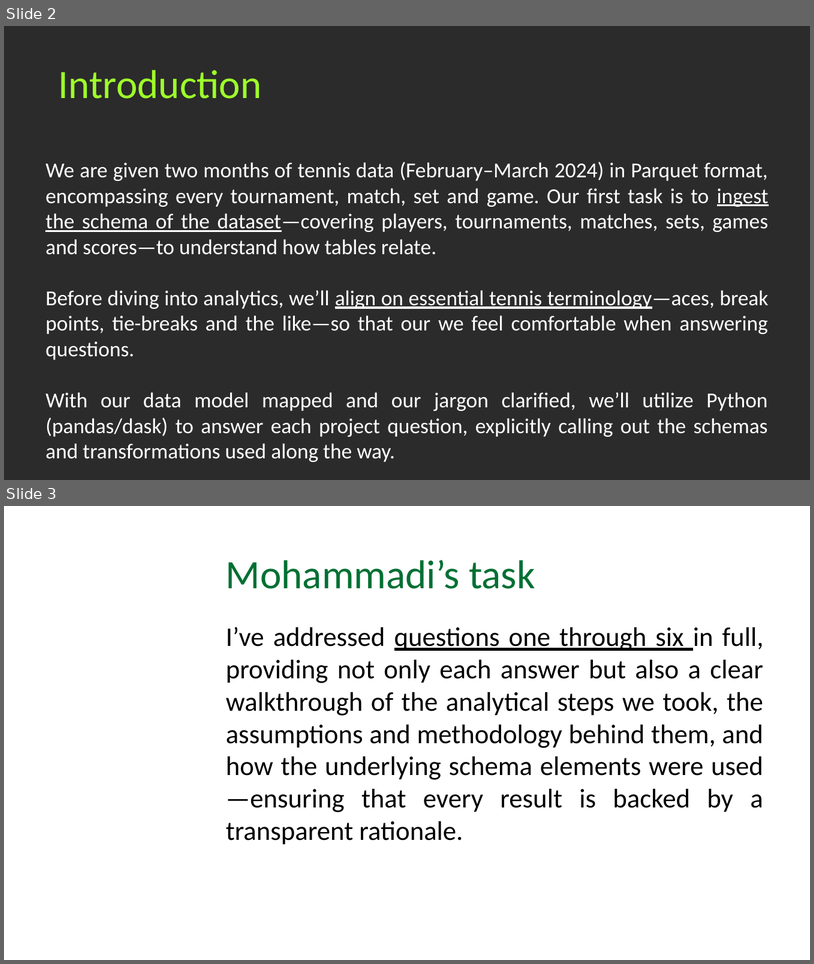
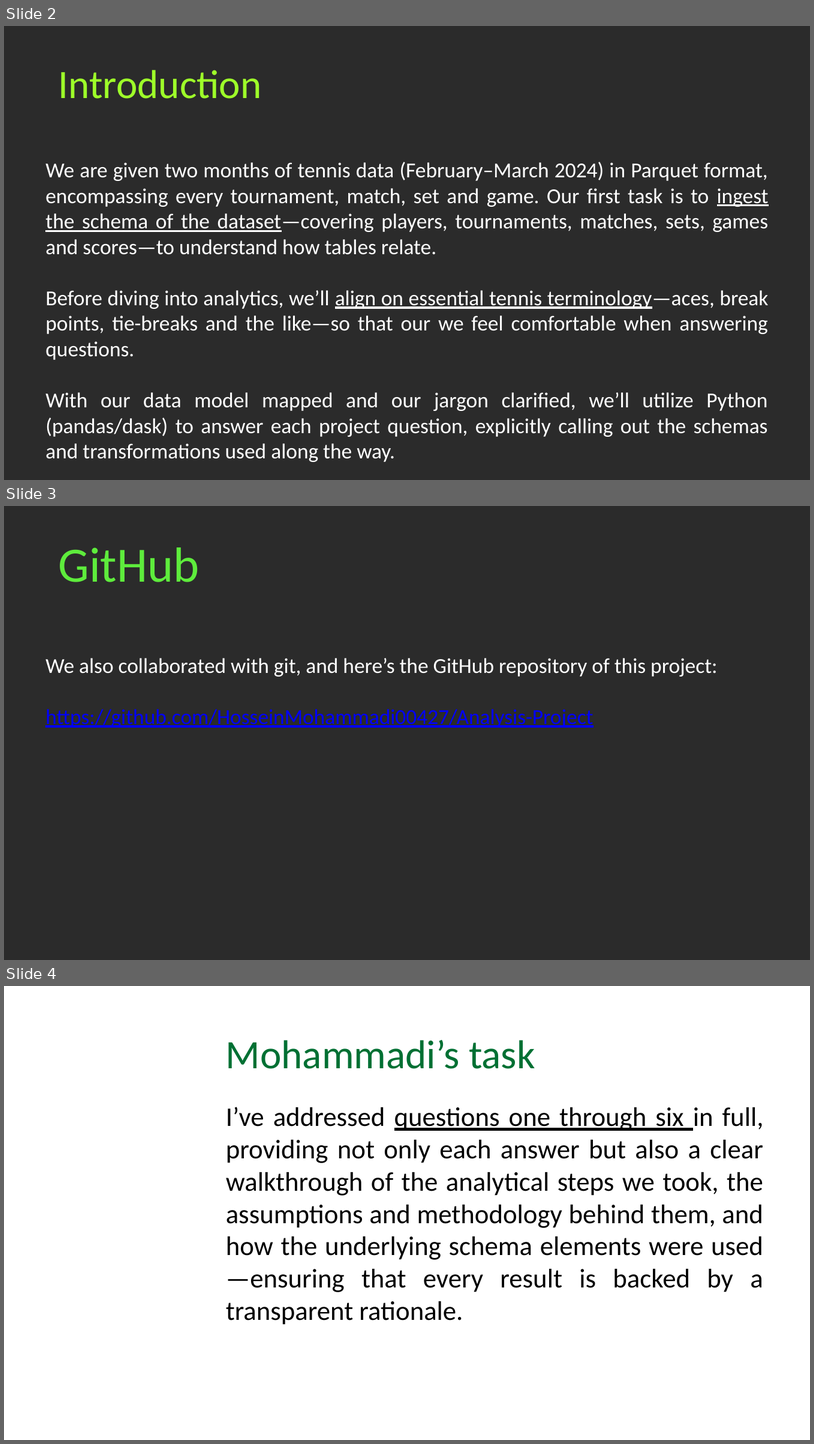
Before and after one commit to HosseinMohammadi00427/Analysis-Project, a slide deck: Mohammadi.pptx. Shown one above the other, each under a label of ours: slides 2 and 3 before the commit, slides 2, 3 and 4 after it. The pictures are 814x964 and 814x1444 pixels, drawn with LibreOffice and Linux fonts; fonts in the diff are those of the drawing; background and template pictures are left out; a plain dark background stands for a picture behind light text. Boxes give left, top, right and bottom in pixels: in the first picture for what was removed or moved away, otherwise in the second. Text is boxed around its words. In the diff, an @@ line names an element or a change of style, - is before the commit and + after.

Commit message:
Adding github links in the pptx file.

```diff
--- a/Mohammadi.pptx
+++ b/Mohammadi.pptx
@@ slide 3 added at [4, 506, 810, 960], background picture (left out) @@
@@ text added at [58, 547, 199, 582], 44 pt, text #5EEC3C @@
+GitHub
@@ text added at [45, 658, 717, 727], 19 pt, text #FFFFFF @@
+We also collaborated with git, and here’s the GitHub repository of this project:
+https://github.com/HosseinMohammadi00427/Analysis-Project
@@ what was slide 3 is now slide 4 @@
```
Also in this commit, not shown: 1 slide changed.
